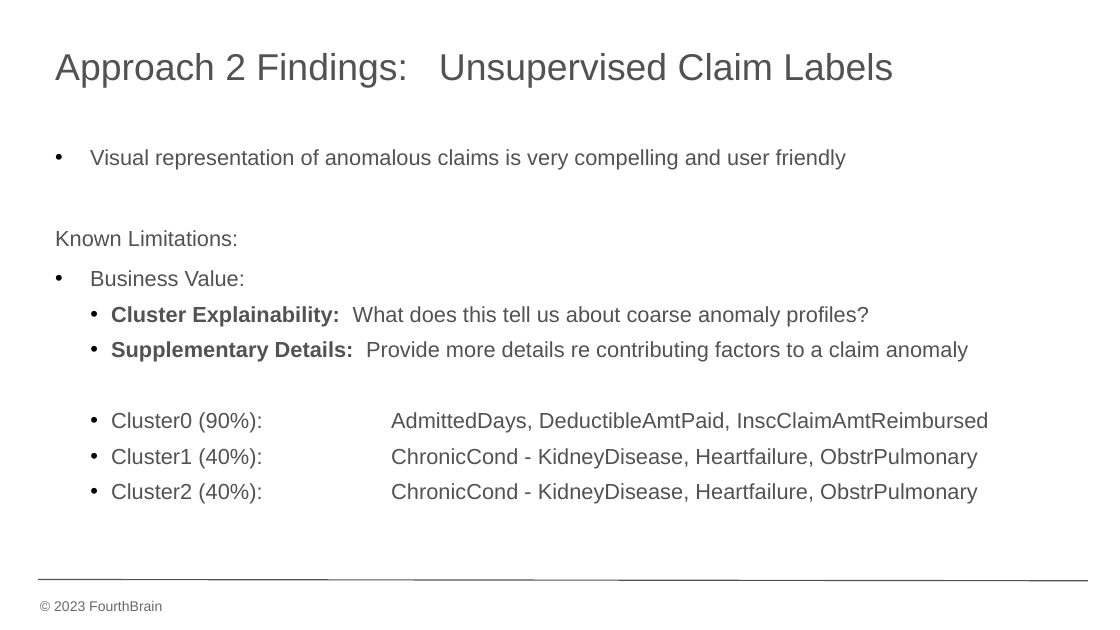
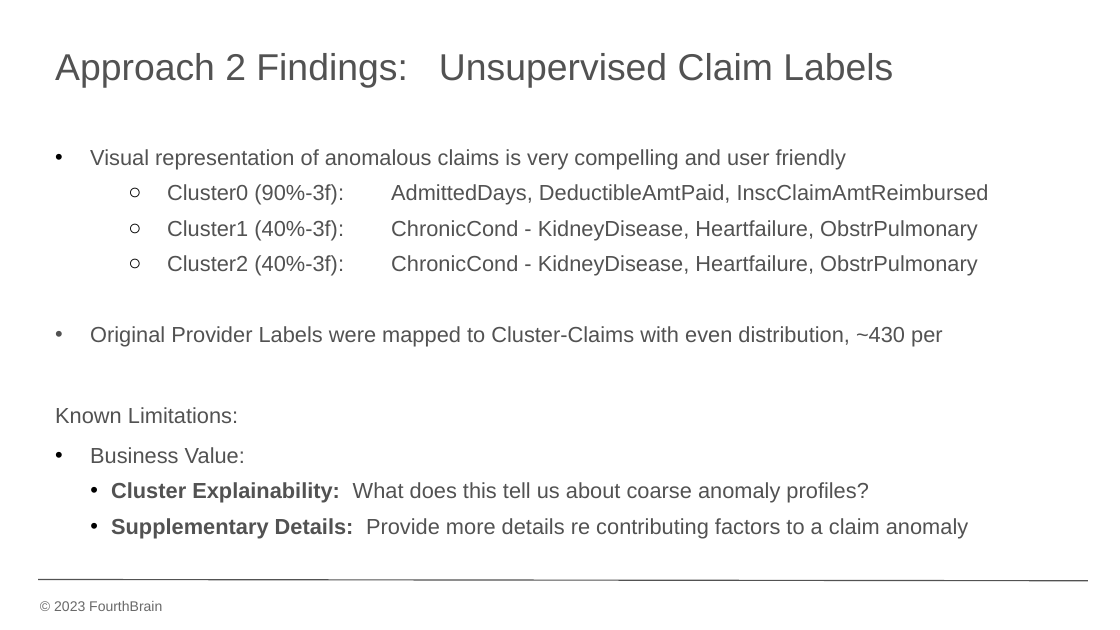
Before and after one commit to monika0603/MLE10-Capstone-Project, a slide deck: slide 17 of docs/presentation/MLE10_CapstonePreso_HealthcareAnomalyDetection_McKoneSharma.pptx. Drawn at 1120x630 pixels with LibreOffice and Linux fonts; fonts in the diff are those of the drawing; background and template pictures are left out. Boxes give left, top, right and bottom in pixels: in the first picture for what was removed or moved away, otherwise in the second. Text is boxed around its words. In the diff, an @@ line names an element or a change of style, - is before the commit and + after.

Commit message:
edits:  updated preso deck

```diff
--- a/docs/presentation/MLE10_CapstonePreso_HealthcareAnomalyDetection_McKoneSharma.pptx
+++ b/docs/presentation/MLE10_CapstonePreso_HealthcareAnomalyDetection_McKoneSharma.pptx
@@ text at (x1=90, y1=184, x2=989, y2=347): paragraphs added @@
+  ○ Cluster0 (90%-3f): AdmittedDays, DeductibleAmtPaid, InscClaimAmtReimbursed
+  ○ Cluster1 (40%-3f): ChronicCond - KidneyDisease, Heartfailure, ObstrPulmonary
+  ○ Cluster2 (40%-3f): ChronicCond - KidneyDisease, Heartfailure, ObstrPulmonary
+• Original Provider Labels were mapped to Cluster-Claims with even distribution, ~430 per
@@ text at (x1=111, y1=412, x2=989, y2=504): paragraphs removed @@
-              • Cluster0 (90%): AdmittedDays, DeductibleAmtPaid, InscClaimAmtReimbursed
-              • Cluster1 (40%): ChronicCond - KidneyDisease, Heartfailure, ObstrPulmonary
-              • Cluster2 (40%): ChronicCond - KidneyDisease, Heartfailure, ObstrPulmonary
```
Also in this commit, not shown: 1 other file.
